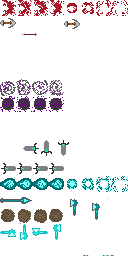
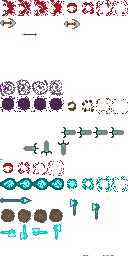
Before/after of a 128×256 layered artwork. What changed in the layer stack:
painted on "Background" over [0, 98, 128, 176]
